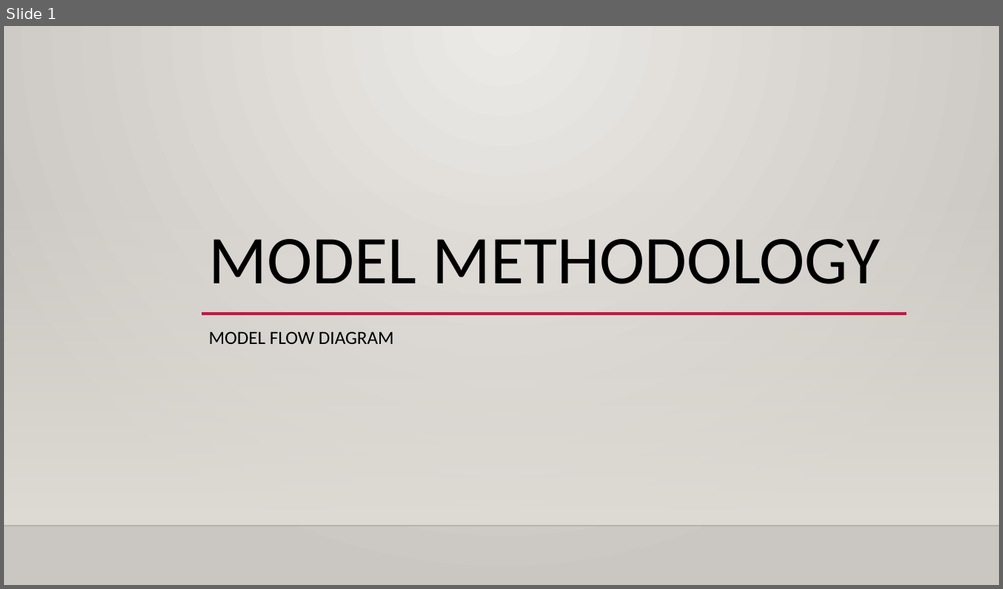
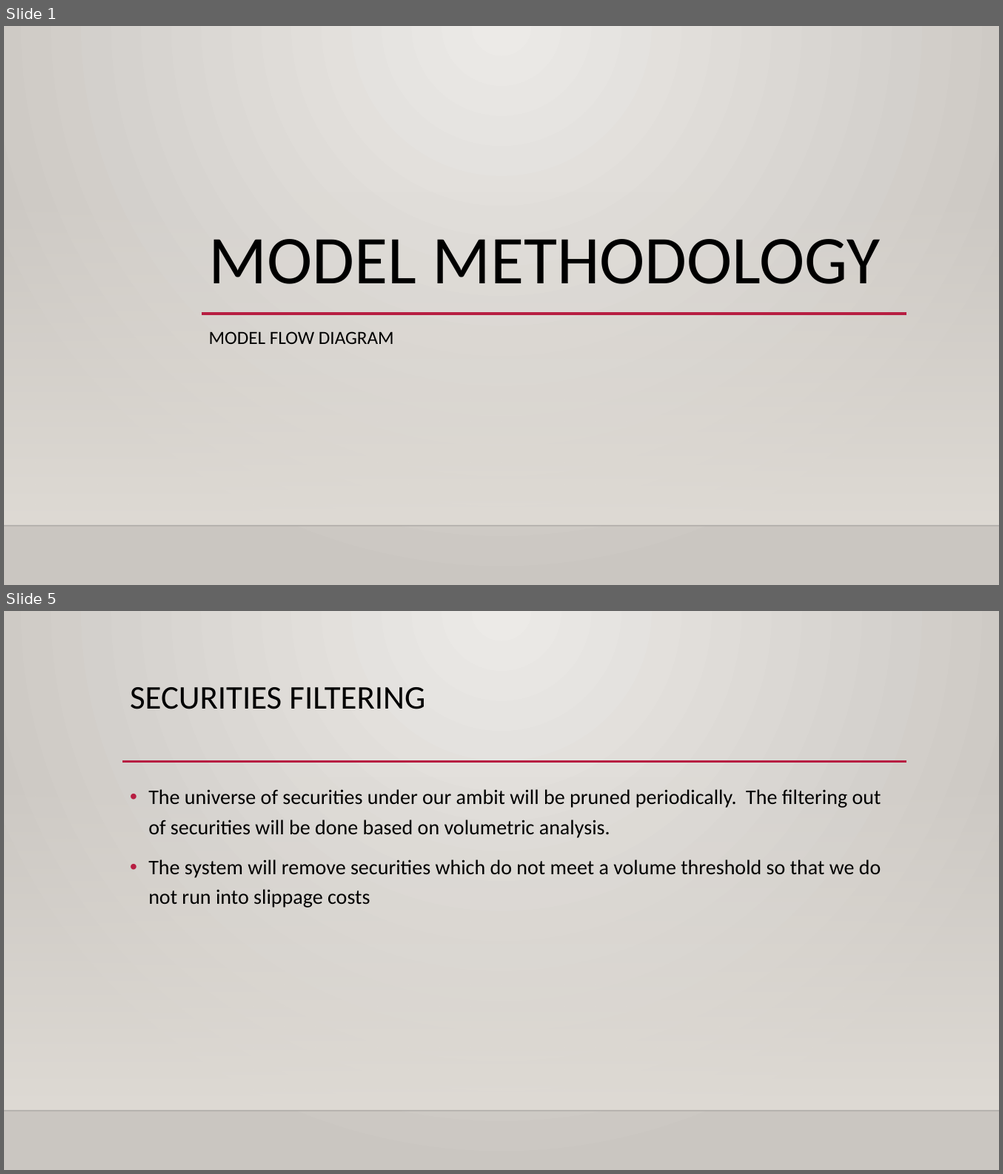
Before and after one commit to anubhav0by0/medium-term-trading-models, a slide deck: Documentation/Model Methodology.pptx. Shown one above the other, each under a label of ours: slide 1 before the commit, slides 1 and 5 after it; the slides between them are not shown. The pictures are 1003x589 and 1003x1174 pixels, drawn with LibreOffice and Linux fonts; fonts in the diff are those of the drawing; background and template pictures are left out. Boxes give left, top, right and bottom in pixels: in the first picture for what was removed or moved away, otherwise in the second. Text is boxed around its words. In the diff, an @@ line names an element or a change of style, - is before the commit and + after.

Commit message:
Change in the project scope based on faulty feedback
We made changes based on feedback received in M5 and Prof. Saad Zaman

```diff
--- a/Documentation/Model Methodology.pptx
+++ b/Documentation/Model Methodology.pptx
@@ slide 5 added at (4,611,999,1170), background gradient #ECEAE7 to #CAC7C1; not listed: 2 template elements that a slide beside it also shows @@
@@ title added at (130,687,425,709), 32 pt, text #000000 @@
+SECURITIES FILTERING
@@ line added from (122, 762) to (907, 762), #B71E42 2.5 pt @@
@@ text added at (148,789,881,908), 20 pt, text #000000 @@
+• The universe of securities under our ambit will be pruned periodically. The filtering out of securities will be done based on volumetric analysis.
+• The system will remove securities which do not meet a volume threshold so that we do not run into slippage costs
```
Also in this commit, not shown: 1 slide changed, 3 other slides added, 6 other files.
